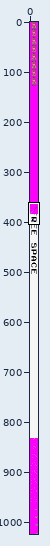
Two versions of one sprite sheet, arm9/graphics/Sprites.png. The first picture is a wide view before the edit; the outline marks the close-up.
Close-up. Before the edit:
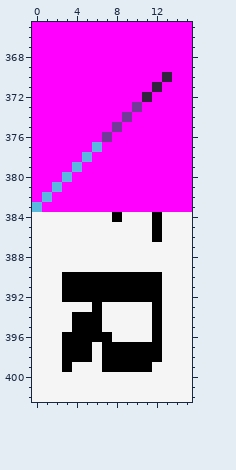
The file is 16x1024 pixels. Shown: x 0..15, y 365..402.
Once edited:
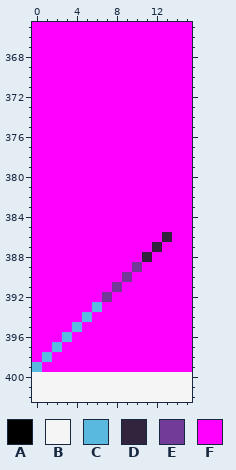
Palette (. is transparent): A #000000  B #f5f5f5  C #59b9de  D #33243d  E #713b97  F #ff00ff
Change:
y 370: x 13 D -> F
y 371: x 12 D -> F
y 372: x 11 D -> F
y 373: x 10 E -> F
y 374: x 9 E -> F
y 375: x 8 E -> F
y 376: x 7 E -> F
y 377: x 6 C -> F
y 378: x 5 C -> F
y 379: x 4 C -> F
y 380: x 3 C -> F
y 381: x 2 C -> F
y 382: x 1 C -> F
y 383: x 0 C -> F
y 384: x 0..15 BBBBBBBBABBBABBB -> FFFFFFFFFFFFFFFF
y 385: x 0..15 BBBBBBBBBBBBABBB -> FFFFFFFFFFFFFFFF
y 386: x 0..15 BBBBBBBBBBBBABBB -> FFFFFFFFFFFFFDFF
y 387: x 0..15 BBBBBBBBBBBBBBBB -> FFFFFFFFFFFFDFFF
y 388: x 0..15 BBBBBBBBBBBBBBBB -> FFFFFFFFFFFDFFFF
y 389: x 0..15 BBBBBBBBBBBBBBBB -> FFFFFFFFFFEFFFFF
y 390: x 0..15 BBBAAAAAAAAAABBB -> FFFFFFFFFEFFFFFF
y 391: x 0..15 BBBAAAAAAAAAABBB -> FFFFFFFFEFFFFFFF
y 392: x 0..15 BBBAAAAAAAAAABBB -> FFFFFFFEFFFFFFFF
y 393: x 0..15 BBBBBBABBBBBABBB -> FFFFFFCFFFFFFFFF
y 394: x 0..15 BBBBAAABBBBBABBB -> FFFFFCFFFFFFFFFF
y 395: x 0..15 BBBBAAABBBBBABBB -> FFFFCFFFFFFFFFFF
y 396: x 0..15 BBBAAAAABBBBABBB -> FFFCFFFFFFFFFFFF
y 397: x 0..15 BBBAAABAAAAAABBB -> FFCFFFFFFFFFFFFF
y 398: x 0..15 BBBAAABAAAAAABBB -> FCFFFFFFFFFFFFFF
y 399: x 0..15 BBBABBBAAAAABBBB -> CFFFFFFFFFFFFFFF
Pixel boxes of the changes (left, top, right, bottom) in both close-ups:
changed: (32, 72, 192, 372)
